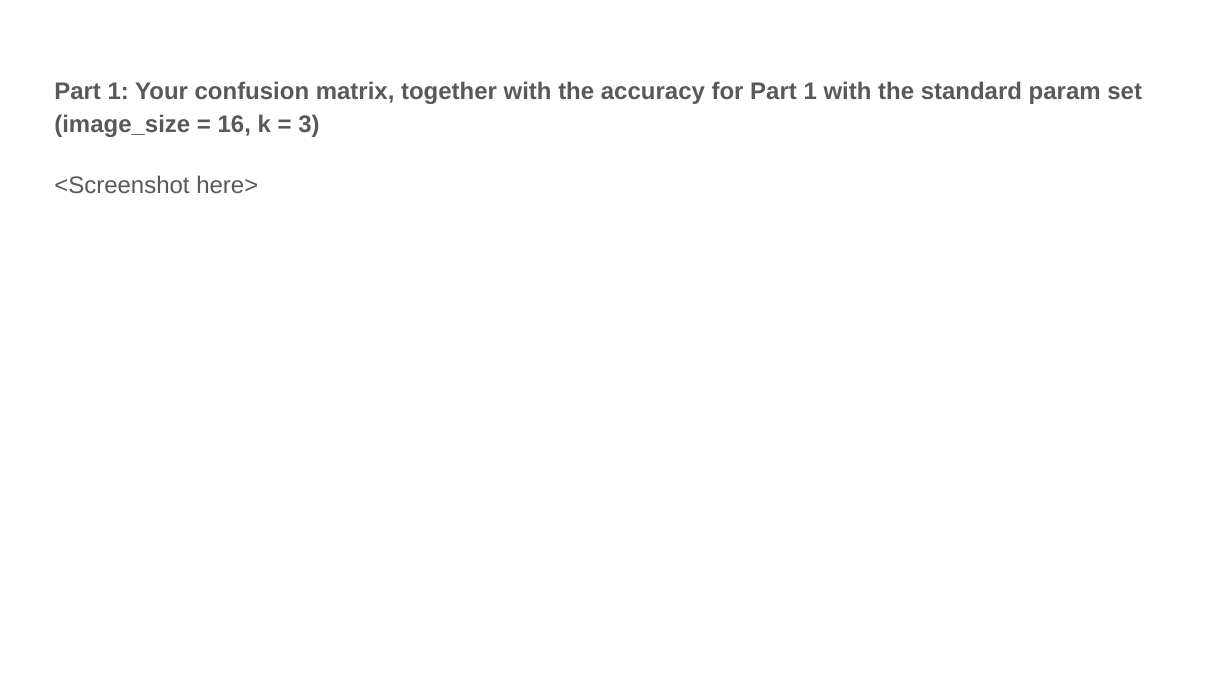
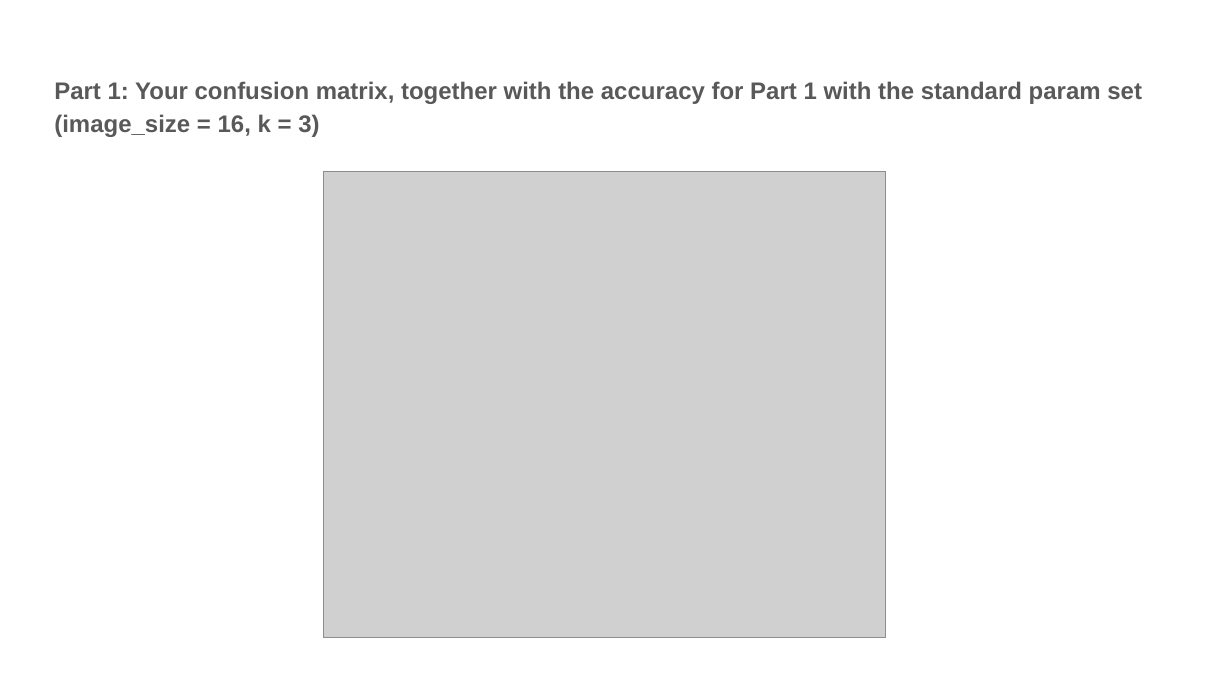
Before and after one commit to jielyugt/scene_recognition, a slide deck: slide 2 of proj5_template.pptx. Drawn at 1232x693 pixels with LibreOffice and Linux fonts; fonts in the diff are those of the drawing; grey boxes stand for pictures. Boxes give left, top, right and bottom in pixels: in the first picture for what was removed or moved away, otherwise in the second. Text is boxed around its words. In the diff, an @@ line names an element or a change of style, - is before the commit and + after.

```diff
--- a/proj5_template.pptx
+++ b/proj5_template.pptx
@@ text at [54, 175, 258, 193]: paragraph removed @@
-<Screenshot here>
@@ picture added at [324, 171, 886, 637] @@
```
Also in this commit, not shown: 2 other slides changed.
